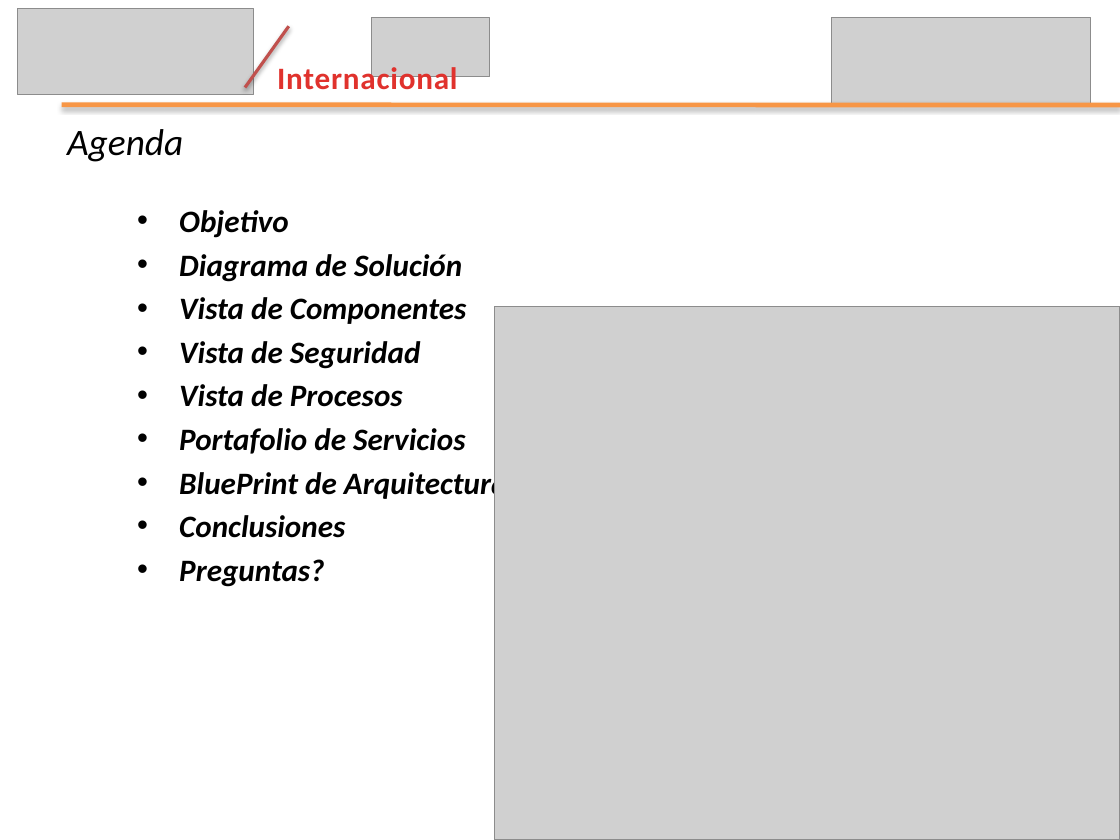
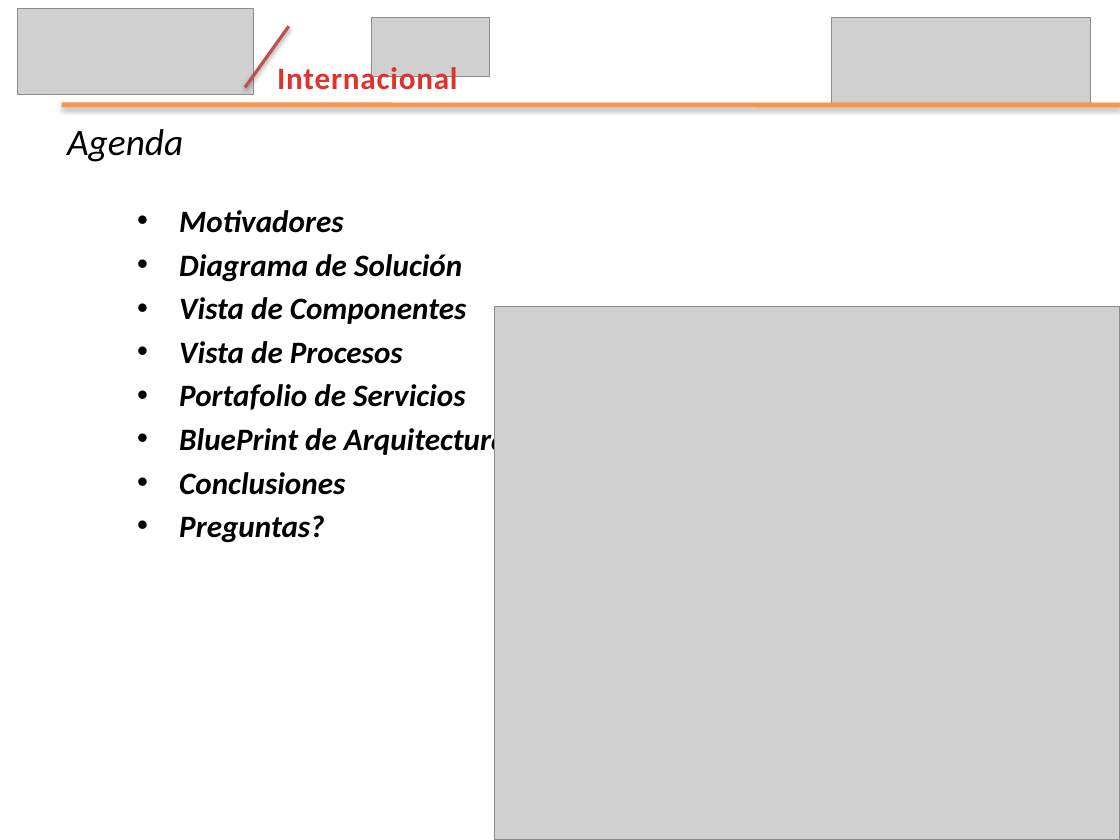
Before and after one commit to leseroth/ingenium-managment, a slide deck: slide 3 of CSOF5100 Proyecto 1/Tercera Entrega/EntregaFinalIngenium.pptx. Drawn at 1120x840 pixels with LibreOffice and Linux fonts; fonts in the diff are those of the drawing; grey boxes stand for pictures. Boxes give left, top, right and bottom in pixels: in the first picture for what was removed or moved away, otherwise in the second. Text is boxed around its words. In the diff, an @@ line names an element or a change of style, - is before the commit and + after.

```diff
--- a/CSOF5100 Proyecto 1/Tercera Entrega/EntregaFinalIngenium.pptx
+++ b/CSOF5100 Proyecto 1/Tercera Entrega/EntregaFinalIngenium.pptx
@@ text at (179, 210, 343, 233): text changed @@
-• Objetivo
+• Motivadores
@@ text at (179, 341, 421, 369): paragraph removed @@
-• Vista de Seguridad
```
Also in this commit, not shown: 1 other slide changed, 17 slides added, 2 slides removed.
